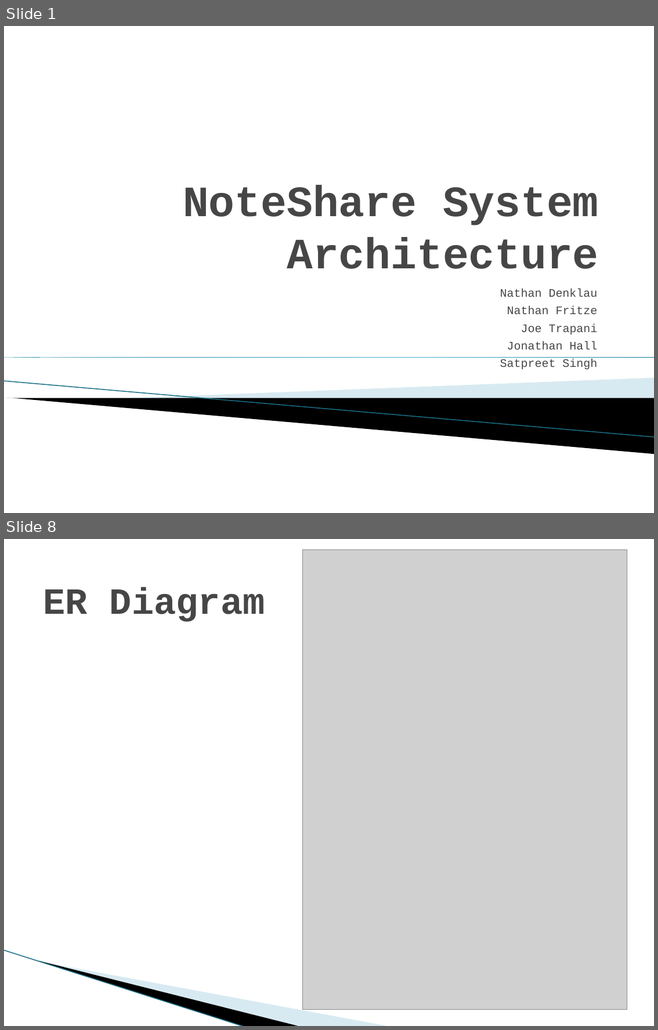
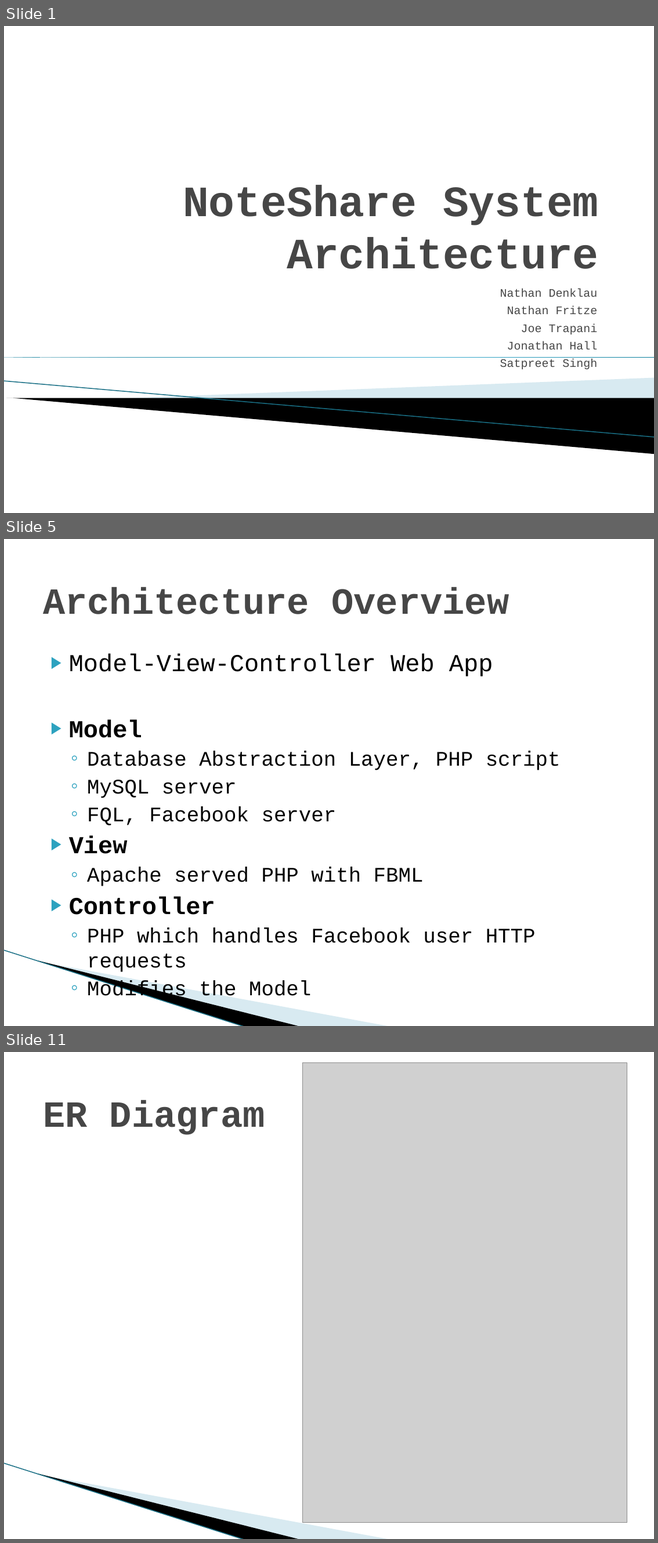
Before and after one commit to satpreetsingh/183project, a slide deck: Documentation/Architecture/NoteShare System Architecture.pptx. Shown one above the other, each under a label of ours: slides 1 and 8 before the commit, slides 1, 5 and 11 after it; the slides between them are not shown. The pictures are 658x1030 and 658x1543 pixels, drawn with LibreOffice and Linux fonts; fonts in the diff are those of the drawing; grey boxes stand for pictures; background and template pictures are left out. Boxes give left, top, right and bottom in pixels: in the first picture for what was removed or moved away, otherwise in the second. Text is boxed around its words. In the diff, an @@ line names an element or a change of style, - is before the commit and + after.

```diff
--- a/Documentation/Architecture/NoteShare System Architecture.pptx
+++ b/Documentation/Architecture/NoteShare System Architecture.pptx
@@ slide 5 added at bbox=[4, 539, 654, 1026], background #FFFFFF; not listed: 3 template elements that a slide beside it also shows @@
@@ title added at bbox=[43, 587, 509, 614], 41 pt, text #464646, bold @@
+Architecture Overview
@@ text added at bbox=[69, 654, 560, 973], 23 pt, text #000000 @@
+▶ Model-View-Controller Web App
+▶ Model
+  ◦ Database Abstraction Layer, PHP script
+  ◦ MySQL server
+  ◦ FQL, Facebook server
+▶ View
+  ◦ Apache served PHP with FBML
+▶ Controller
+  ◦ PHP which handles Facebook user HTTP requests
+  ◦ Modifies the Model
@@ what was slide 8 is now slide 11 @@
```
Also in this commit, not shown: 5 slides changed, 3 other slides added, 1 slide removed.
